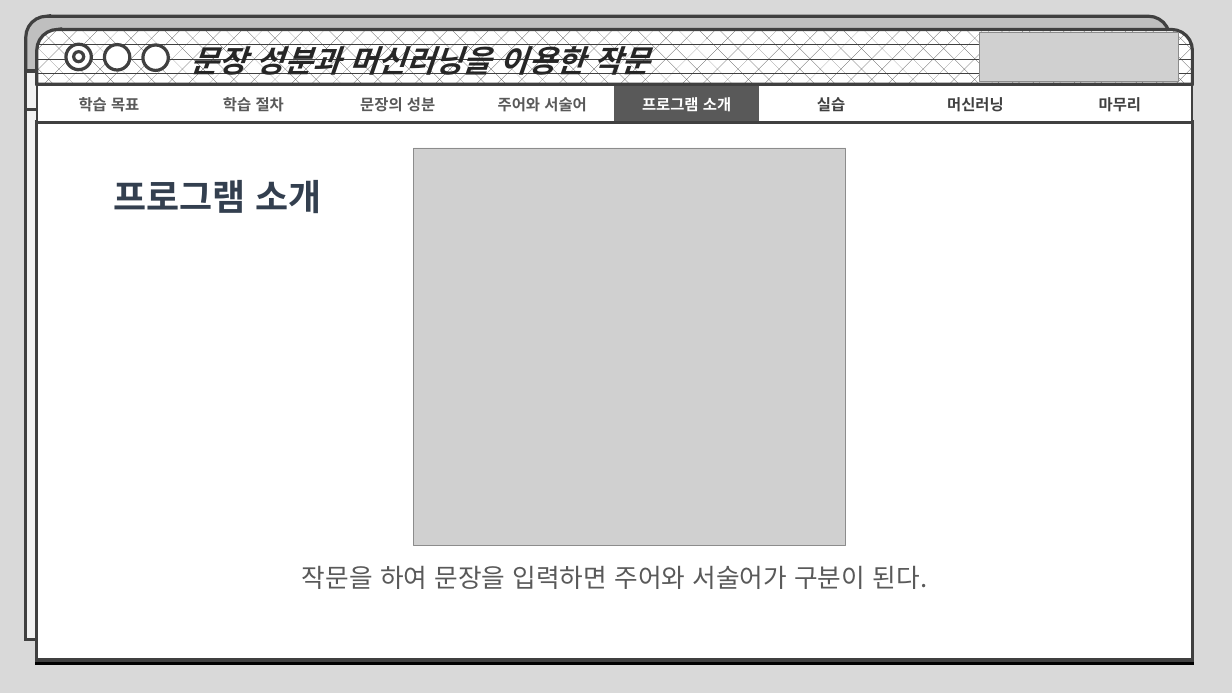
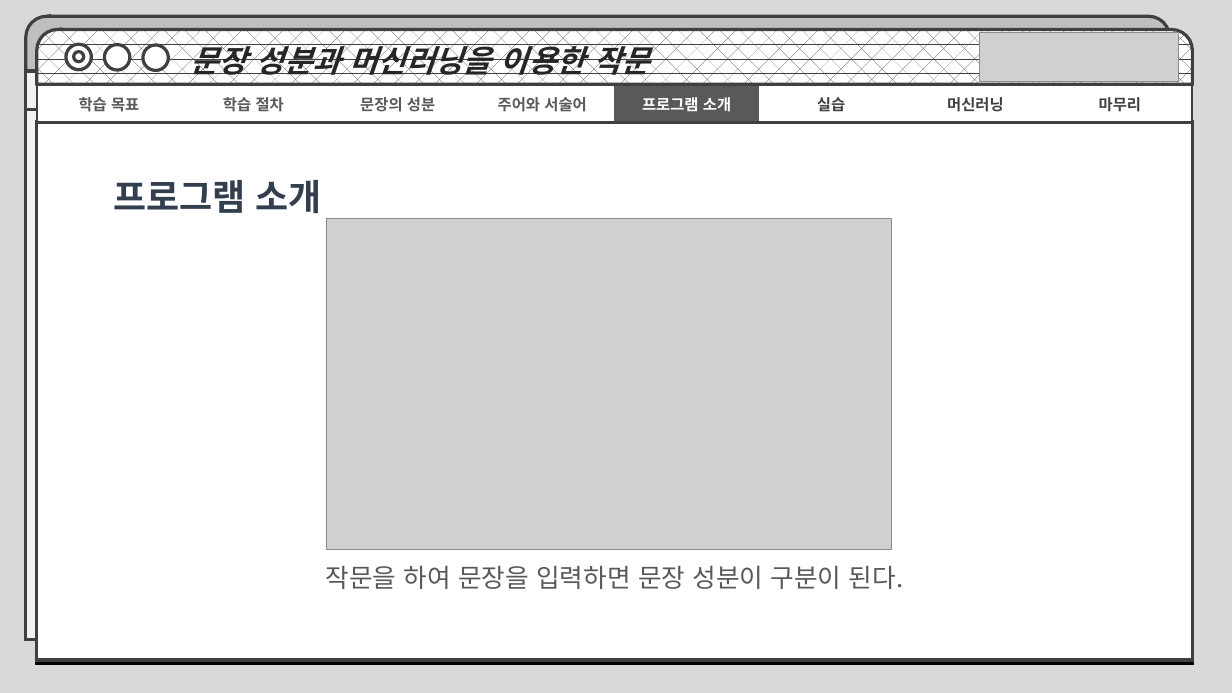
Before and after one commit to MachineLearningPython/E.Korean-Subject-and-Predicate, a slide deck: slide 14 of 문장의 성분과 머신러닝을 통한 작문.pptx. Drawn at 1232x693 pixels with LibreOffice and Linux fonts; fonts in the diff are those of the drawing; grey boxes stand for pictures. Boxes give left, top, right and bottom in pixels: in the first picture for what was removed or moved away, otherwise in the second. Text is boxed around its words. In the diff, an @@ line names an element or a change of style, - is before the commit and + after.

```diff
--- a/문장의 성분과 머신러닝을 통한 작문.pptx
+++ b/문장의 성분과 머신러닝을 통한 작문.pptx
@@ picture: place and size @@
-picture at (414, 148, 847, 546)
+picture at (327, 219, 892, 550)
@@ text at (326, 566, 904, 589): text changed @@
-작문을 하여 문장을 입력하면 주어와 서술어가 구분이 된다.
+작문을 하여 문장을 입력하면 문장 성분이 구분이 된다.
```
Also in this commit, not shown: 6 other slides changed, 2 other files.
